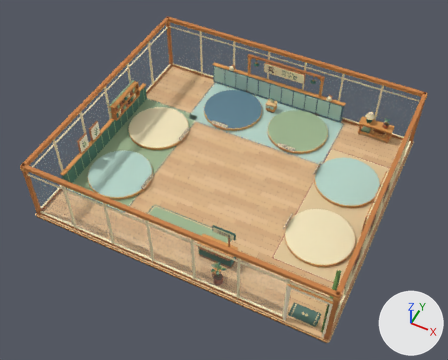
An edit to the glTF model apps/mobile/assets/models/shop/furniture-shop-interior.glb, drawn before and after from the same camera.
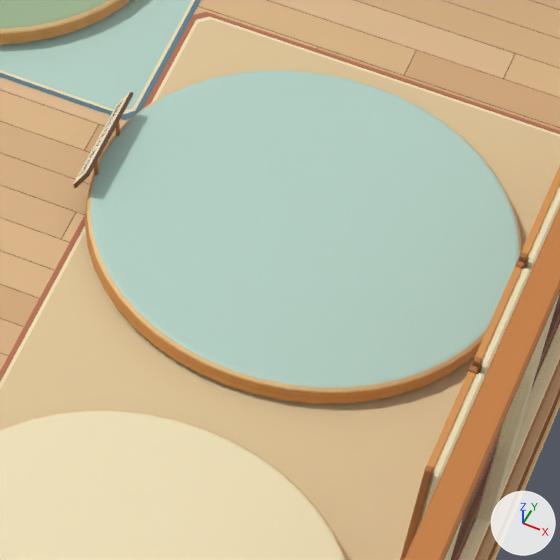
The first picture shows the older version from a camera (50 mm lens) standing at (10.4, -22.2, 27.0) and looking at (-0.1, -1.2, 0.8). The close-ups show the older and then the newer version on the part from 67% to 86% of the width and 41% to 64% of the height of that picture. Only the edits that show in the close-ups are written down. Lighting does not change. The marker at lower right points along +X, +Y and +Z. Where no turn or scale is listed for an object, it has been applied to the vertices.

In view in the first close-up: 'ShopFloor_Platform', 'ShopRight_Frame', 'ShopRight_Glass', 'Showroom_RoomFittings', 'Station_04_Pedestal', 'Station_05_Nameplate', 'Station_05_Pedestal', 'Station_06_Pedestal' and 1 more.
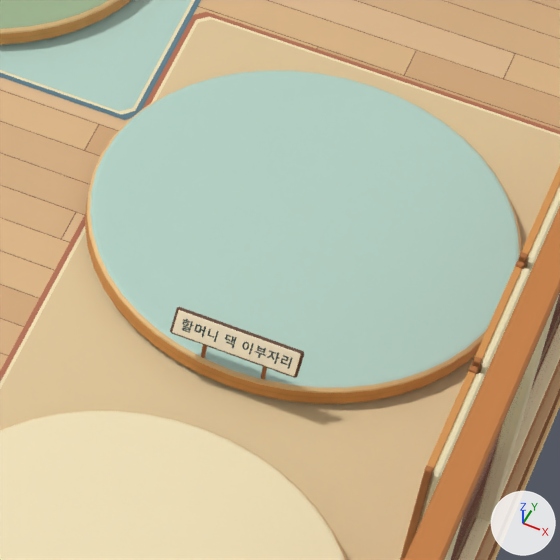
What differs and where, as boxes [x1, y1, x2, y2] in the close-ups (560 x 560 px):
'Station_05_Nameplate', moved, turned
    before: [73, 92, 133, 188]
    after: [170, 307, 304, 379]
'Station_05_Nameplate_Default', moved, turned
    before: [78, 100, 123, 177]
    after: [182, 319, 292, 369]

What the commit changed:
Object 'Station_05_Nameplate' (ob_station_05_nameplate) moves from (-1.895, 0.0, 0.424) to (0.0, -1.895, 0.644).
Object 'Station_05_Nameplate' (ob_station_05_nameplate) turns from (65, 0, -90) to (65, 0, 0) degrees about x, y and z.
